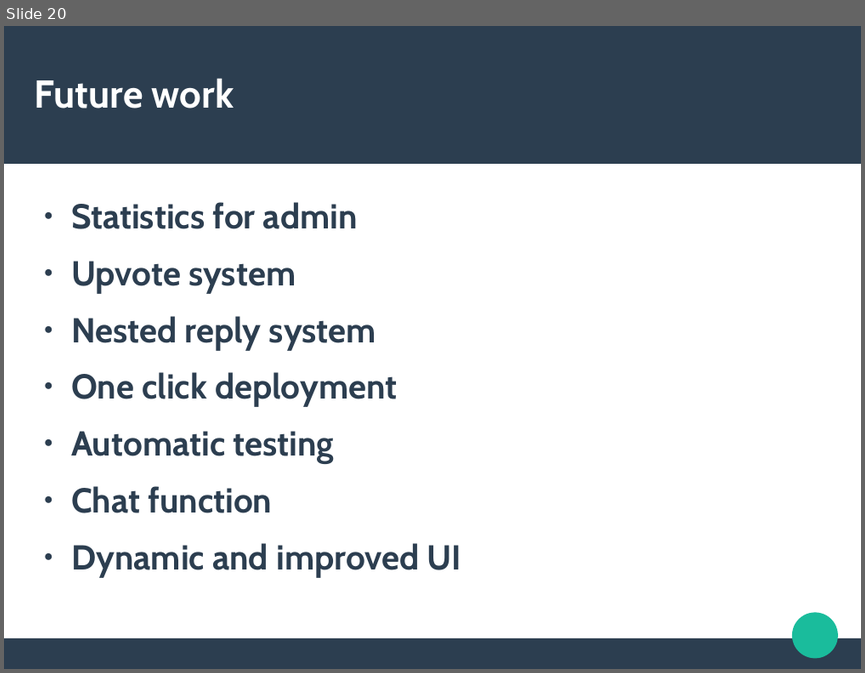
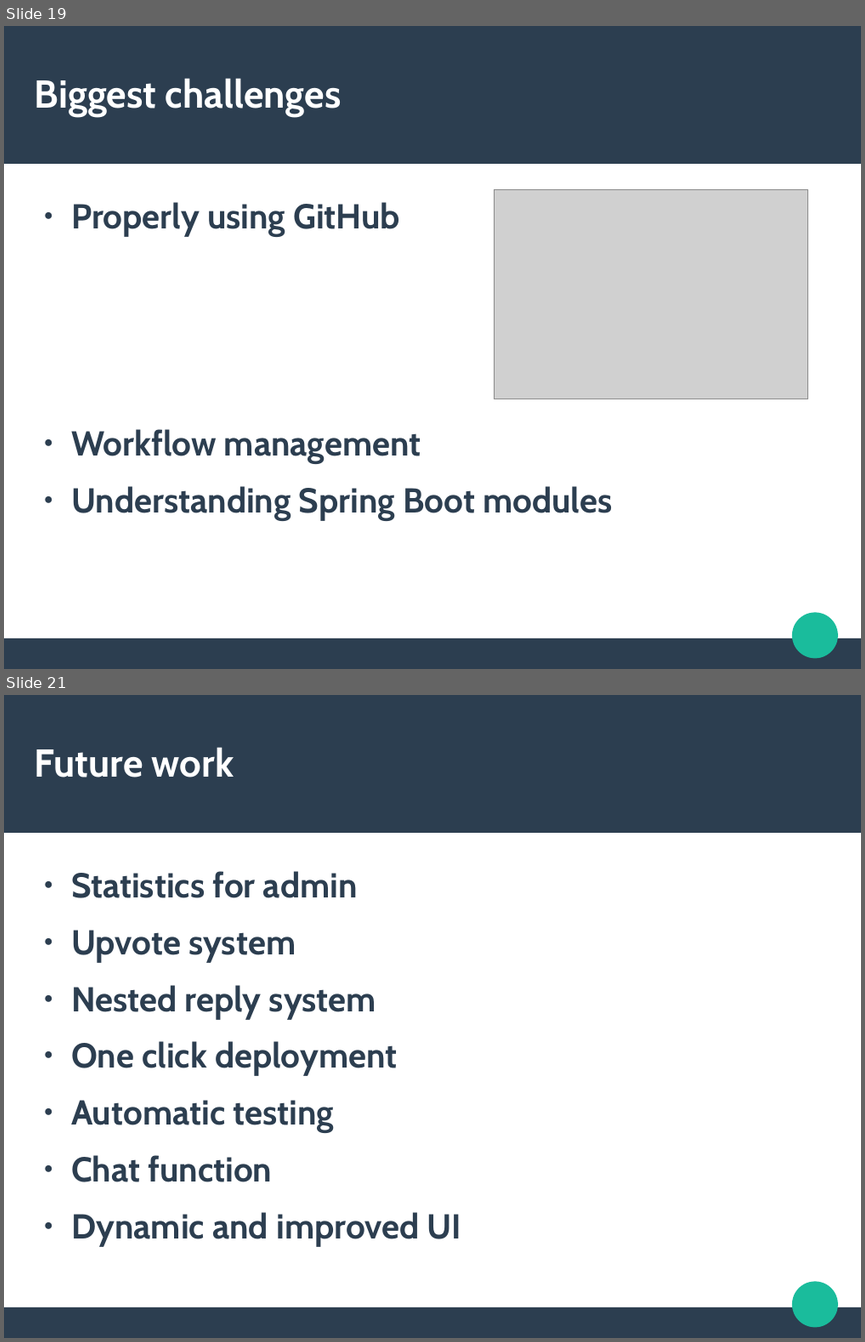
Before and after one commit to Eliiona/Java_BC, a slide deck: Prezentacijaa.odp. Shown one above the other, each under a label of ours: slide 20 before the commit, slides 19 and 21 after it; the slides between them are not shown. The pictures are 865x673 and 865x1342 pixels, drawn with LibreOffice and Linux fonts; fonts in the diff are those of the drawing; grey boxes stand for pictures. Boxes give left, top, right and bottom in pixels: in the first picture for what was removed or moved away, otherwise in the second. Text is boxed around its words. In the diff, an @@ line names an element or a change of style, - is before the commit and + after.

```diff
--- a/Prezentacijaa.odp
+++ b/Prezentacijaa.odp
@@ slide 19 added at box(4, 26, 861, 669), background #FFFFFF; not listed: 3 template elements that a slide beside it also shows @@
@@ title added at box(35, 78, 341, 117), 36 pt, text #FFFFFF, bold @@
+Biggest challenges
@@ text added at box(71, 202, 612, 520), 32 pt, text #2C3E50, bold @@
+● Properly using GitHub
+● Workflow management
+● Understanding Spring Boot modules
@@ picture added at box(494, 189, 808, 399) @@
@@ what was slide 20 is now slide 21 @@
```
Also in this commit, not shown: 5 slides changed, 6 other files.
